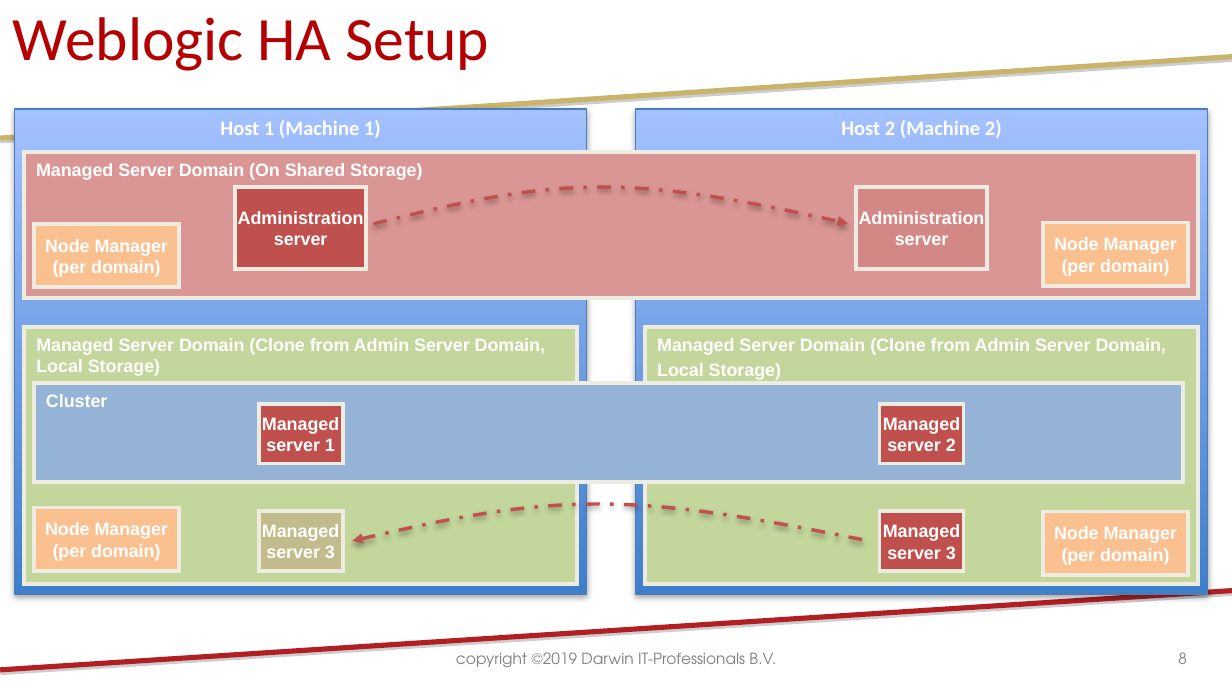
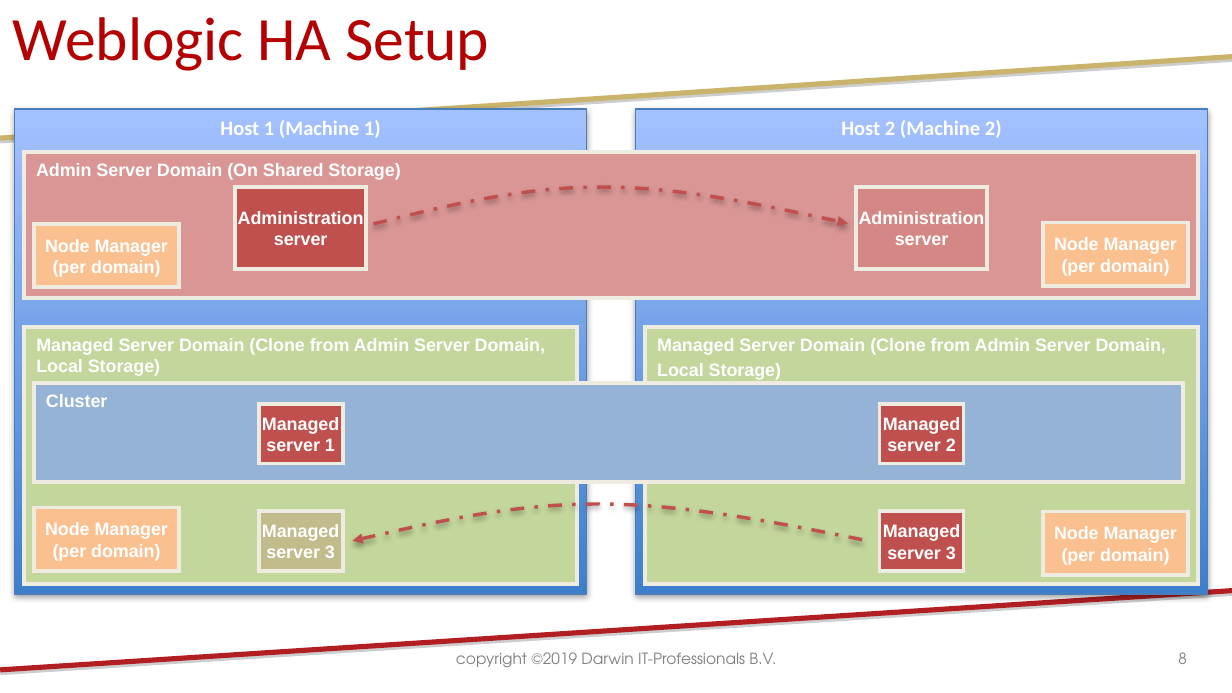
Before and after one commit to darwin-it/weblogic-operator-medrec-admin, a slide deck: slide 8 of doc/ppt/20191201-Kubernetes Managed Weblogic Revival.pptx. Drawn at 1232x693 pixels with LibreOffice and Linux fonts; fonts in the diff are those of the drawing; background and template pictures are left out. Boxes give left, top, right and bottom in pixels: in the first picture for what was removed or moved away, otherwise in the second. Text is boxed around its words. In the diff, an @@ line names an element or a change of style, - is before the commit and + after.

```diff
--- a/doc/ppt/20191201-Kubernetes Managed Weblogic Revival.pptx
+++ b/doc/ppt/20191201-Kubernetes Managed Weblogic Revival.pptx
@@ text in rectangle at box(36, 163, 400, 180): text changed @@
-Managed Server Domain (On Shared Storage)
+Admin Server Domain (On Shared Storage)
```
Also in this commit, not shown: 1 other file.
